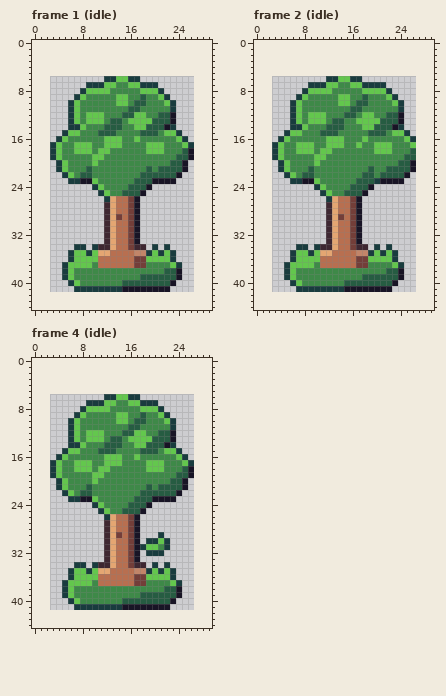
Pixel-art file: art/needs/spot-tree@75.aseprite. Above, as it was before the edit.
24x36 pixels, 4 frames. Shown: frame 1 (idle), frame 2 (idle), frame 4 (idle). The old version is drawn lined up with the new one, on the new canvas. The commit also changed other frames, which this record leaves out.
The result:
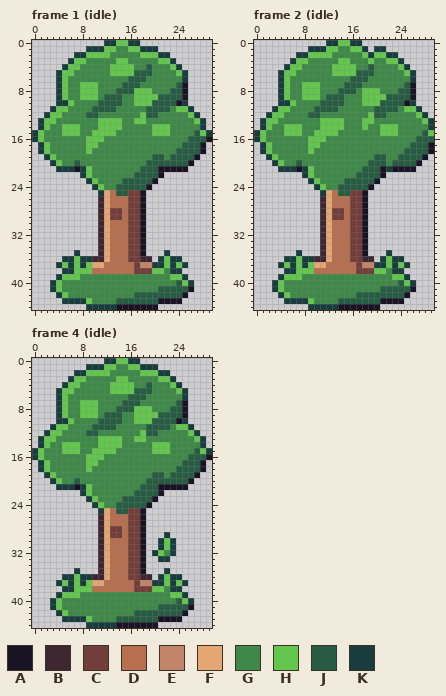
Palette (. is transparent): A #181425  B #3e2731  C #733e39  D #b86f50  E #c28569  F #e4a672  G #3e8948  H #63c74d  J #265c42  K #193c3e
Diff:
canvas 24x36 -> 30x45, the old top-left corner now at 3,6
Changed rows in their new state; - is an unchanged pixel.
Frame 1 (idle):
first column x 0:
 0 ------------KKHHKK------------
 1 ---------KKKHHGGHHKKK---------
 2 -------KKHHHHGGGGGHHHKK-------
 3 ------KHHGGGGGHHGGGGGHHK------
 4 -----KHHGGGGGHHHHGGJGGGHK-----
 5 ----KHHGGGGGGHHHHJJJGGGGHK----
 6 ----KHGGGGGGGGGGJJJGGGGGGK----
 7 ----KHGGHHHGGG-JJJGGGGGGJA----
 8 ----KHGGH--GG-JJJH--GGGJJA----
 9 ----KHGG-HH-JJJG-HHHHJJJJA----
10 ----KKHG---JJJJG-HHHJJJJAK----
11 ---KHHGG--JJJJ--GG-JJJJGHHK---
12 --KHHGGG-JJG---GGG-JJGGGGGHK--
13 -KHHGGGG-GG-HHH-G--GGGGGGGGHK-
14 -KHGGHHHG--HHHH--GGGHHHGGGGGK-
15 KHGGGH----HHHH----GGHH-GGGGJHK
16 KHGGGG---HHHGGG--G------GGJJJA
17 -KHGG--GG-H-GGG----GGG---JJJA-
18 -KHGG--GG--GG------GGG--J-JJA-
19 --KHG-----GG--------JJ-J--JA--
20 ---KHG-J--G--------JJJJ--JA---
21 -----KKAKH--------J-JAAAA-----
22 -----...KH-------J---A...-----
23 ------...K-----JJ----...------
24 --------------JJ--------------
25 ------------FDJ-CC------------
26 -----------BFD---CA-----------
27 -----------BFD---CA-----------
28 -----------BFCC--CA-----------
29 -----------BFC---CA-----------
30 -----------BFD---CA-----------
31 -----------BFD---CA-----------
32 -----------BFD---CA-----------
33 -----------BFD---CA-----------
34 -------..-.-FD---CA-.-.-------
35 ------.K...B----CCA...K.------
36 -----K--KKBBF---C-BB.K--K-----
37 ----KHK-K-FF------EEKKHKHK----
38 ------KHHHDDDDDDDCCCHHGKK-----
39 ----KH-H----------GGGGGHHK----
40 ---KHGGG-------GGGGGGGGGJHK---
41 ---KHGGGGGGGGGGGGGGGGJJJJJA---
42 ----KHGGGGGGGGGGGJJJJJJJJA----
43 -----KKKKHGGGGJJJJJJJAAAA-----
44 ---------KKKKKAAAAAAA---------
Frame 2 (idle):
first column x 0:
 0 ------------KKHHKK------------
 1 ---------KKKHHGGHHK-KK--------
 2 -------KKHHHHGGGGGHKHHKK------
 3 ------KHHGGGGGHHGGGHGGHHK-----
 4 -----KHHGGGGGHHHHGGJGGGGHK----
 5 ----KHHGGGGGGHHHHJJJGGGGGHK---
 6 ----KHGGGGGGGGGGJJJGGGGGGGK---
 7 ----KHGGHHHGGG-JJJGGGGGGGJA---
 8 ----KHGGH--GG-JJJ----GGGJJA---
 9 ----KHGG-HH-JJJG--HHHHJJJJA---
10 ----KKHG---JJJJG-GHHHJJJJAK---
11 ---KHHGG--JJJJ--GG--JJJJGHHK--
12 --KHHGGG-JJG---GG-G-JJGGGGGHK-
13 -KHHGGGG-GG-HHH--G--GGGGGGGGHK
14 -KHGGHHHG--HHHH----GGHHHGGGGGK
15 KHGGGH----HHHH-----GGHH-GGGGJH
16 KHGGGG---HHHGGG---G------GGJJJ
17 -KHGG--GG-H-GGG--G--GGG---JJJA
18 -KHGG--GG--GG-------GGG--J-JJA
19 --KHG-----GG--------JJ--J--JA-
20 ---KHG-J--G--------JJJ-J--JA--
21 -----KKAKH--------J-JAKAAA----
22 -----...KH-------J--JA....----
23 ------...K-----JJ---A....-----
24 --------------JJ--------------
25 ------------FDJ-CC------------
26 -----------BFD---CA-----------
27 -----------BFD---CA-----------
28 -----------BFCC--CA-----------
29 -----------BFC---CA-----------
30 -----------BFD---CA-----------
31 -----------BFD---CA-----------
32 -----------BFD---CA-----------
33 -----------BFD---CA-----------
34 -------..-.-FD---CA-.-.-------
35 ------.K...B----CCA...K.------
36 -----K--KKBBF---C-BB.K--K-----
37 ----KHK-K-FF------EEKKHKHK----
38 ------KHHHDDDDDDDCCCHHGKK-----
39 ----KH-H----------GGGGGHHK----
40 ---KHGGG-------GGGGGGGGGJHK---
41 ---KHGGGGGGGGGGGGGGGGJJJJJA---
42 ----KHGGGGGGGGGGGJJJJJJJJA----
43 -----KKKKHGGGGJJJJJJJAAAA-----
44 ---------KKKKKAAAAAAA---------
Frame 4 (idle):
first column x 0:
 0 ------------KKHHKK------------
 1 ---------KKKHHGGHHKKK---------
 2 -------KKHHHHGGGGGHHHKK-------
 3 ------KHHGGGGGHHGGGGGHHK------
 4 -----KHHGGGGGHHHHGGJGGGHK-----
 5 ----KHHGGGGGGHHHHJJJGGGGHK----
 6 ----KHGGGGGGGGGGJJJGGGGGGK----
 7 ----KHGGHHHGGG-JJJGGGGGGJA----
 8 ----KHGGH--GG-JJJH--GGGJJA----
 9 ----KHGG-HH-JJJG-HHHHJJJJA----
10 ----KKHG---JJJJG-HHHJJJJAK----
11 ---KHHGG--JJJJ--GG-JJJJGHHK---
12 --KHHGGG-JJG---GGG-JJGGGGGHK--
13 -KHHGGGG-GG-HHH-G--GGGGGGGGHK-
14 -KHGGHHHG--HHHH--GGGHHHGGGGGK-
15 KHGGGH----HHHH----GGHH-GGGGJHK
16 KHGGGG---HHHGGG--G------GGJJJA
17 -KHGG--GG-H-GGG----GGG---JJJA-
18 -KHGG--GG--GG------GGG--J-JJA-
19 --KHG-----GG--------JJ-J--JA--
20 ---KHG-J--G--------JJJJ--JA---
21 -----KKAKH--------J-JAAAA-----
22 -----...KH-------J---A...-----
23 ------...K-----JJ----...------
24 --------------JJ--------------
25 ------------FDJ-CC------------
26 -----------BFD---CA-----------
27 -----------BFD---CA-----------
28 -----------BFCC--CA-----------
29 -----------BFC---CA--.K-------
30 -----------BFD---CA..KHK------
31 -----------BFD---CA..KHK------
32 -----------BFD---CA.-HGK------
33 -----------BFD---CA--KK-------
34 -------..-.-FD---CA-.-.-------
35 ------.K...B----CCA...K.------
36 -----K--KKBBF---C-BB.K--K-----
37 ----KHK-K-FF------EEKKHKHK----
38 ------KHHHDDDDDDDCCCHHGKK-----
39 ----KH-H----------GGGGGHHK----
40 ---KHGGG-------GGGGGGGGGJHK---
41 ---KHGGGGGGGGGGGGGGGGJJJJJA---
42 ----KHGGGGGGGGGGGJJJJJJJJA----
43 -----KKKKHGGGGJJJJJJJAAAA-----
44 ---------KKKKKAAAAAAA---------
Where, in picture pixels (left, top, right, bottom), the same in both pictures:
changed: (32, 40, 212, 310)
changed: (254, 40, 434, 310)
changed: (32, 358, 212, 628)
